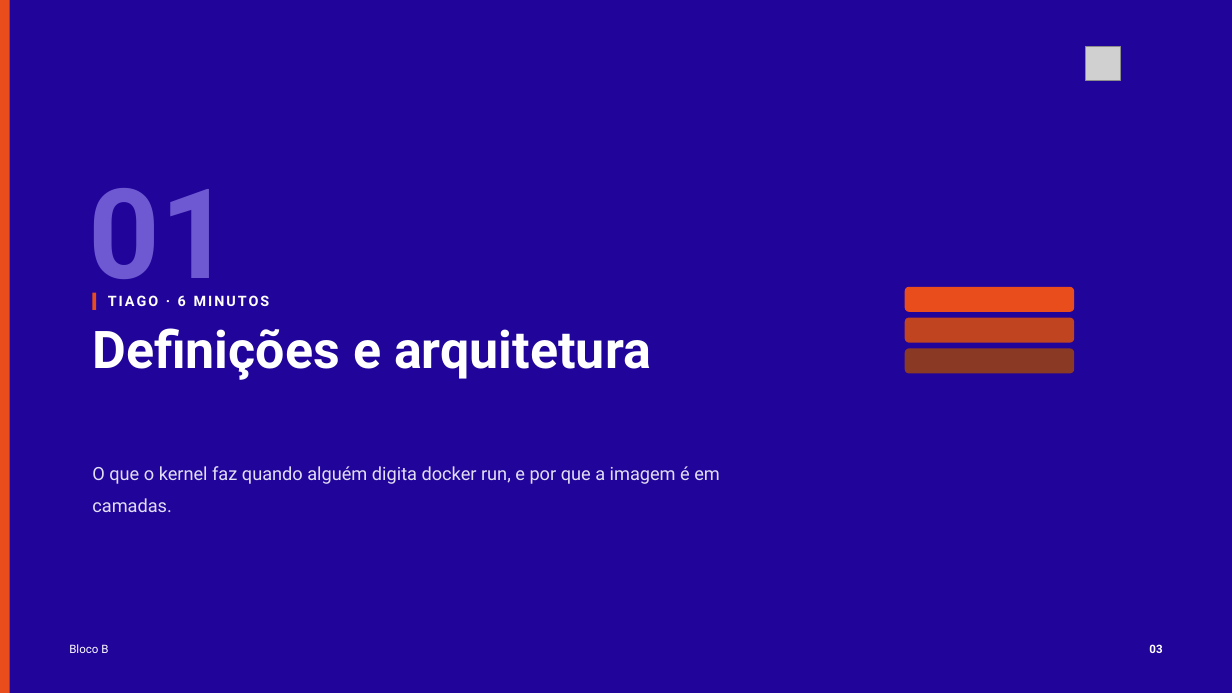
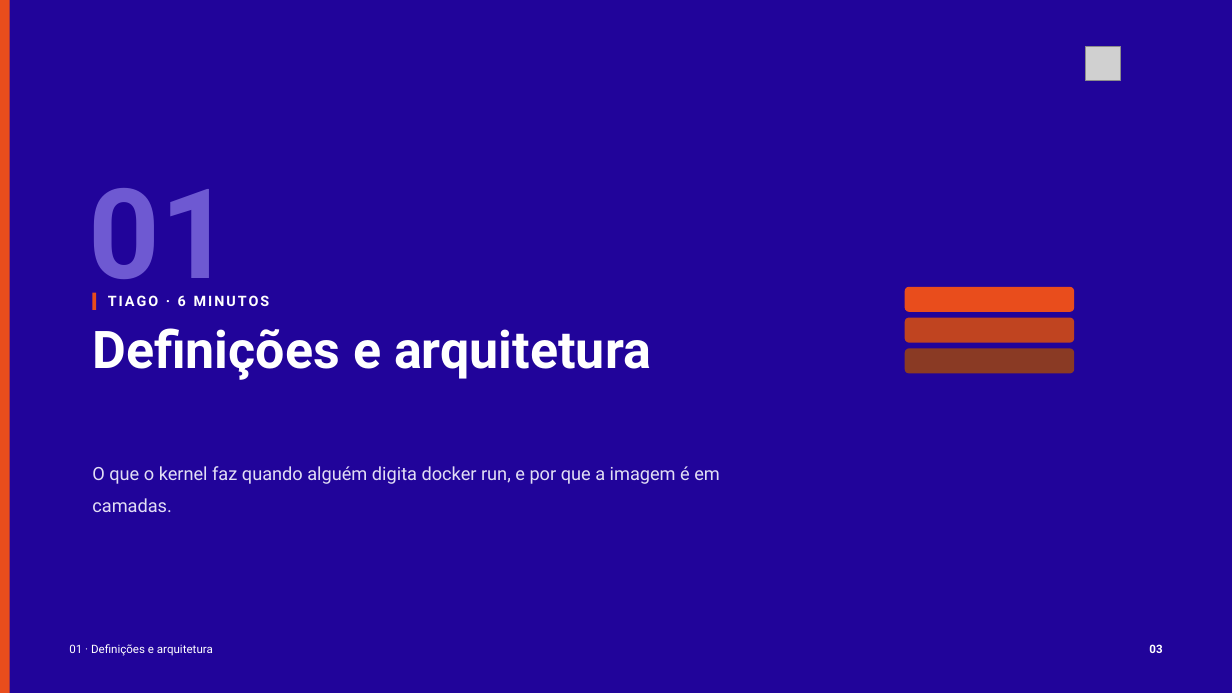
Before and after one commit to tcpassos/invite-app, a slide deck: slide 3 of trabalhos/T1-Docker-Invite-People.pptx. Drawn at 1232x693 pixels with LibreOffice and Linux fonts; fonts in the diff are those of the drawing; grey boxes stand for pictures. Boxes give left, top, right and bottom in pixels: in the first picture for what was removed or moved away, otherwise in the second. Text is boxed around its words. In the diff, an @@ line names an element or a change of style, - is before the commit and + after.

```diff
--- a/trabalhos/T1-Docker-Invite-People.pptx
+++ b/trabalhos/T1-Docker-Invite-People.pptx
@@ text at <box>69,644,213,656</box>: text changed @@
-Bloco B
+01 · Definições e arquitetura
```
Also in this commit, not shown: 29 other slides changed, 33 other files.
